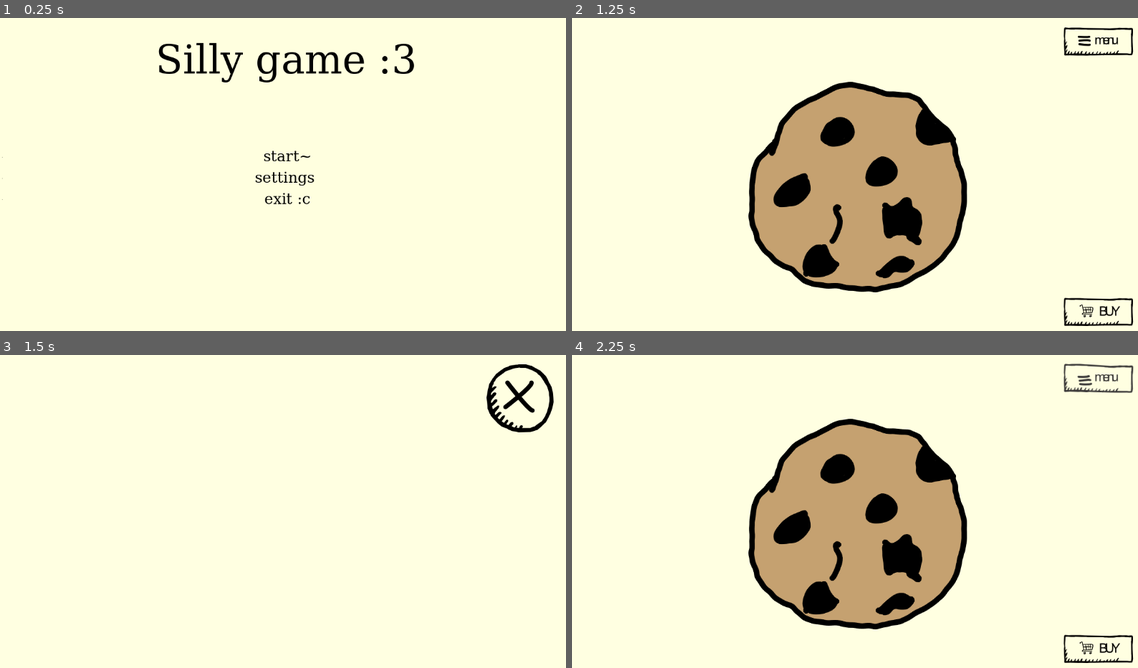
Above: before the commit, frames 1-4 (two rows, left to right).
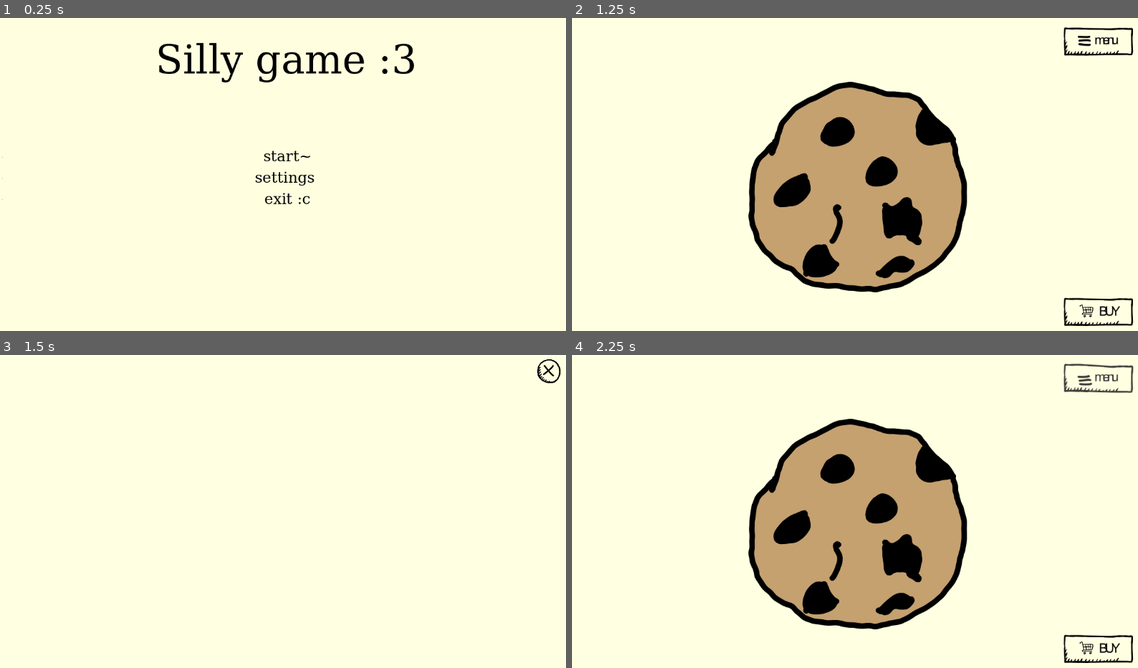
Above: after the commit, the same moments.

Repository: FoxyIsCoding/shorkyy
Game: Godot game, scene res://scenes/menu.tscn
Two runs of this game, one before a commit and one after it. Both use one fixed random seed, a clock stepped at 60 frames per second and the inputs below.
Inputs (mouse positions are in pixels of both pictures, inside the frame that each line leads up to; where the layout moved, square brackets give the same spot in the first picture):
- Up to frame 1 (0.25 s): no input
- Up to frame 2 (1.25 s): click "start~" at 0.5 s
- Up to frame 3 (1.5 s): click (526, 646) at 1.25 s
- Up to frame 4 (2.25 s): click (1121, 370) [1092, 398] at 2 s

Frames 1-2 are identical in both runs. In frame 3, 0.9% of the frame differs, in the area x 85-100%, y 1-25%; in frame 4, nothing differs.

Commit message:
more assets + working on shop UI

Diff:
--- a/scenes/shop.tscn
+++ b/scenes/shop.tscn
@@ -25,10 +25,11 @@
 
 [node name="TextureButton" type="TextureButton" parent="."]
 layout_mode = 0
-offset_left = 979.0
-offset_top = 26.0
-offset_right = 1114.0
-offset_bottom = 163.0
+offset_left = 1081.0
+offset_top = 15.999999
+offset_right = 1216.0
+offset_bottom = 153.0
+scale = Vector2(0.35, 0.35)
 texture_normal = ExtResource("1_1l46r")
 texture_pressed = ExtResource("2_032fp")
 texture_hover = ExtResource("3_2fc2m")
Binary file added: assets/my majestic art made in MS paint lol/ui art/sillest cookie.png
Not shown, changed: assets/my majestic art made in MS paint lol/buttons ig/the hamburger kinda looking menu button/menu.afphoto~lock~
Not shown, changed: assets/my majestic art made in MS paint lol/buttons ig/the hamburger kinda looking menu button/menu_hover.afphoto~lock~
Not shown, changed: assets/my majestic art made in MS paint lol/buttons ig/the hamburger kinda looking menu button/menu_presssed.afphoto~lock~
Not shown, changed: assets/my majestic art made in MS paint lol/buttons ig/the majestic exit-close button/close.afphoto~lock~
Not shown, changed: assets/my majestic art made in MS paint lol/buttons ig/the majestic exit-close button/close_hover.afphoto~lock~
Not shown, changed: assets/my majestic art made in MS paint lol/buttons ig/the majestic exit-close button/close_pressed.afphoto~lock~
Not shown, changed: assets/my majestic art made in MS paint lol/cookiee.afphoto~lock~
Not shown, changed: assets/my majestic art made in MS paint lol/shop_hover.afphoto~lock~
Not shown, added: assets/my majestic art made in MS paint lol/ui art/sillest cookie.afphoto
Not shown, added: assets/my majestic art made in MS paint lol/ui art/sillest cookie.afphoto~lock~
